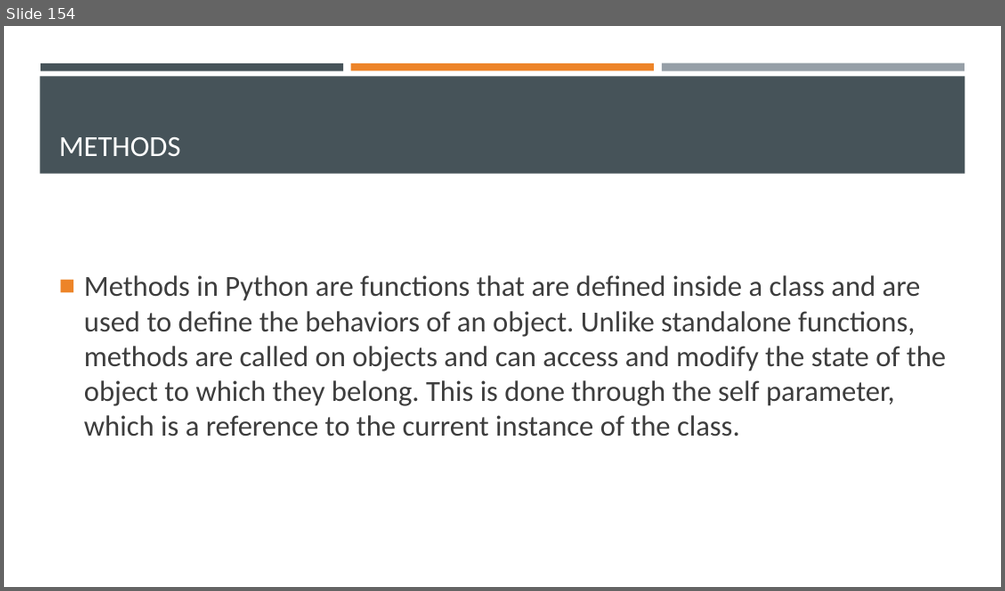
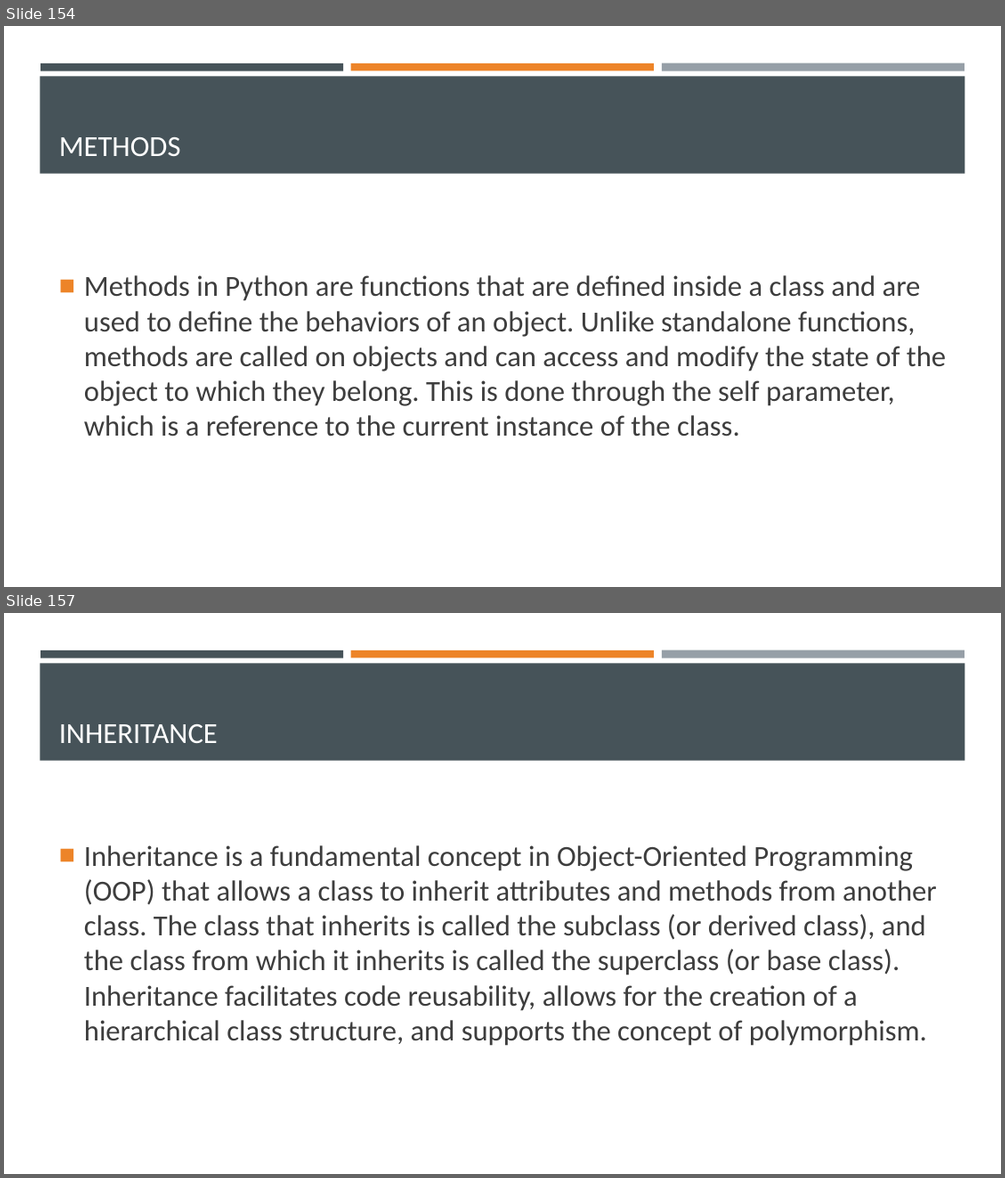
Before and after one commit to Ghost0396/iot, a slide deck: python/Python 3.pptx. Shown one above the other, each under a label of ours: slide 154 before the commit, slides 154 and 157 after it; the slides between them are not shown. The pictures are 1005x591 and 1005x1178 pixels, drawn with LibreOffice and Linux fonts; fonts in the diff are those of the drawing. Boxes give left, top, right and bottom in pixels: in the first picture for what was removed or moved away, otherwise in the second. Text is boxed around its words. In the diff, an @@ line names an element or a change of style, - is before the commit and + after.

```diff
--- a/python/Python 3.pptx
+++ b/python/Python 3.pptx
@@ slide 157 added at [4,613,1001,1174], background #FFFFFF; not listed: 4 template elements that a slide beside it also shows @@
@@ title added at [59,724,218,743], 28 pt, text #FFFFFF @@
+INHERITANCE
@@ text added at [84,845,937,1046], 28 pt, text #3D3D3D @@
+■ Inheritance is a fundamental concept in Object-Oriented Programming (OOP) that allows a class to inherit attributes and methods from another class. The class that inherits is called the subclass (or derived class), and the class from which it inherits is called the superclass (or base class). Inheritance facilitates code reusability, allows for the creation of a hierarchical class structure, and supports the concept of polymorphism.
```
Also in this commit, not shown: 3 other slides added, 1 slide removed, 3 other files.
